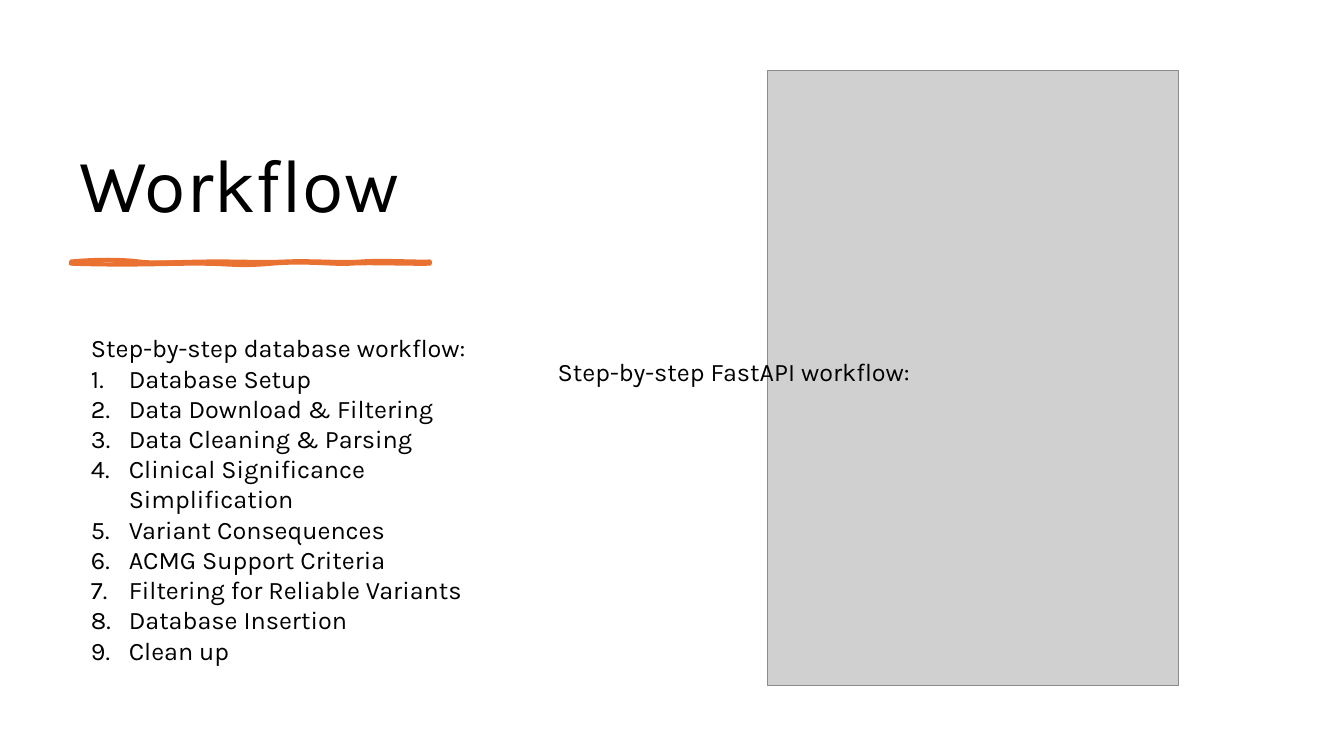
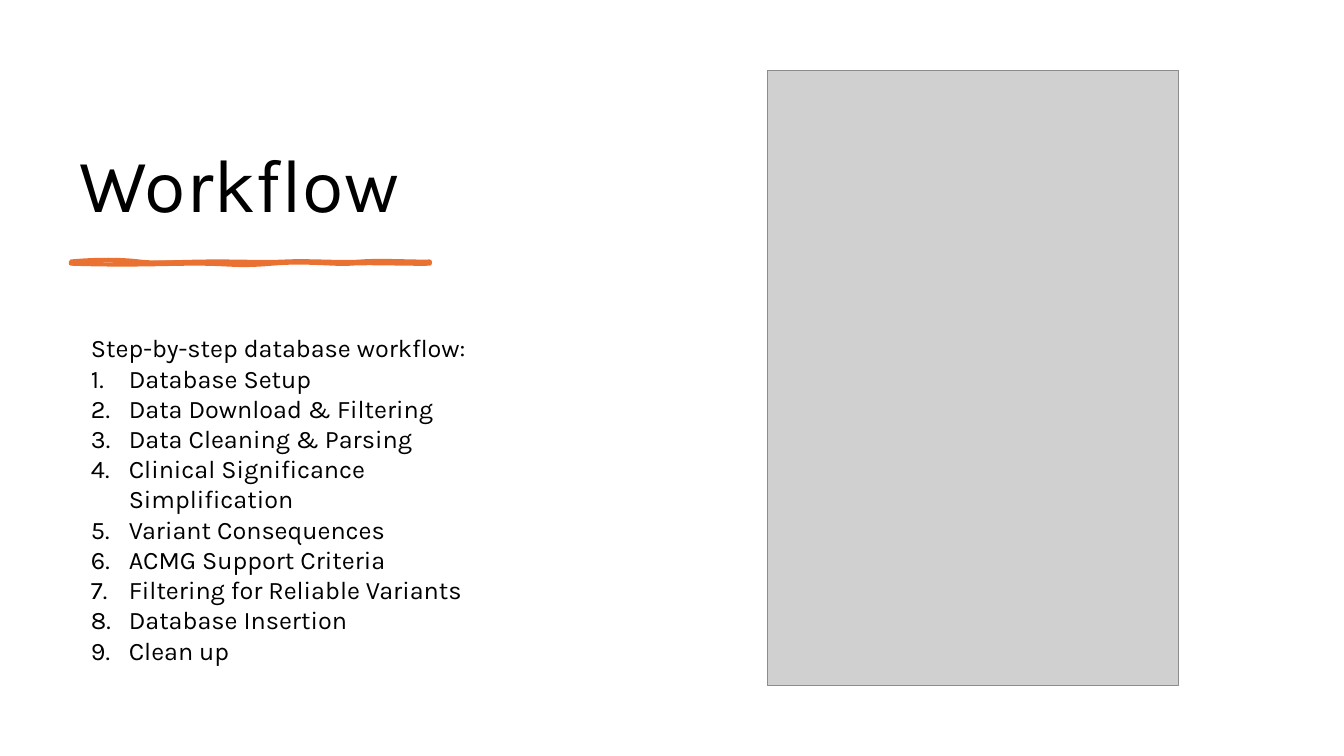
Before and after one commit to iliaanaa/genekor, a slide deck: slide 5 of genekor.pptx. Drawn at 1344x756 pixels with LibreOffice and Linux fonts; fonts in the diff are those of the drawing; grey boxes stand for pictures. Boxes give left, top, right and bottom in pixels: in the first picture for what was removed or moved away, otherwise in the second. Text is boxed around its words. In the diff, an @@ line names an element or a change of style, - is before the commit and + after.

```diff
--- a/genekor.pptx
+++ b/genekor.pptx
@@ text removed at bbox=[558, 359, 910, 388] @@
-Step-by-step FastAPI workflow:
```
Also in this commit, not shown: 1 other slide changed, 5 slides added, 1 slide removed.
